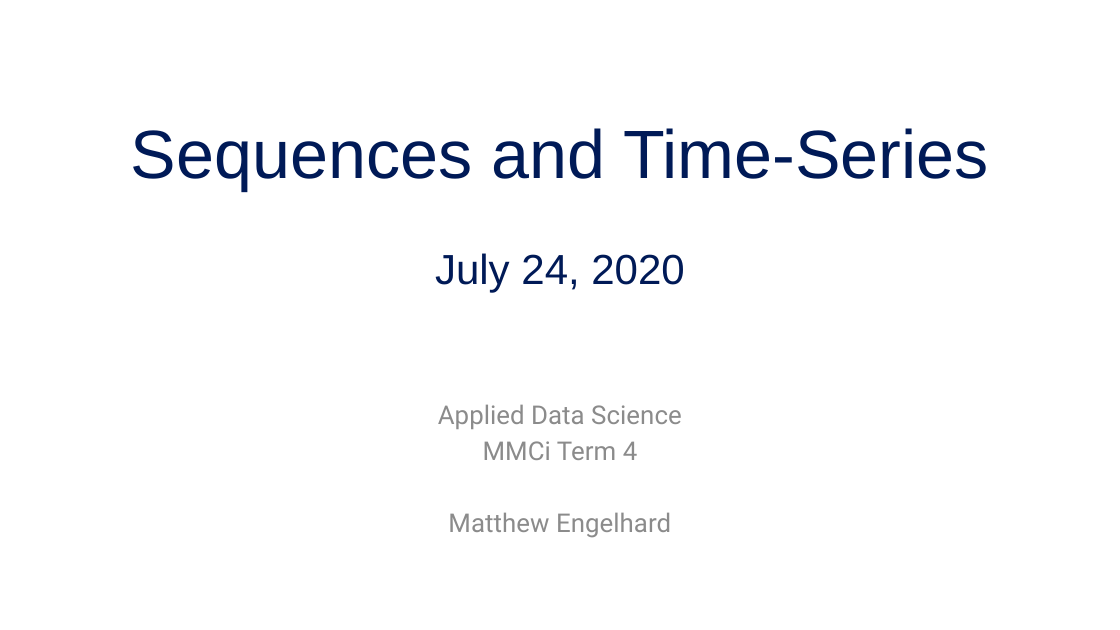
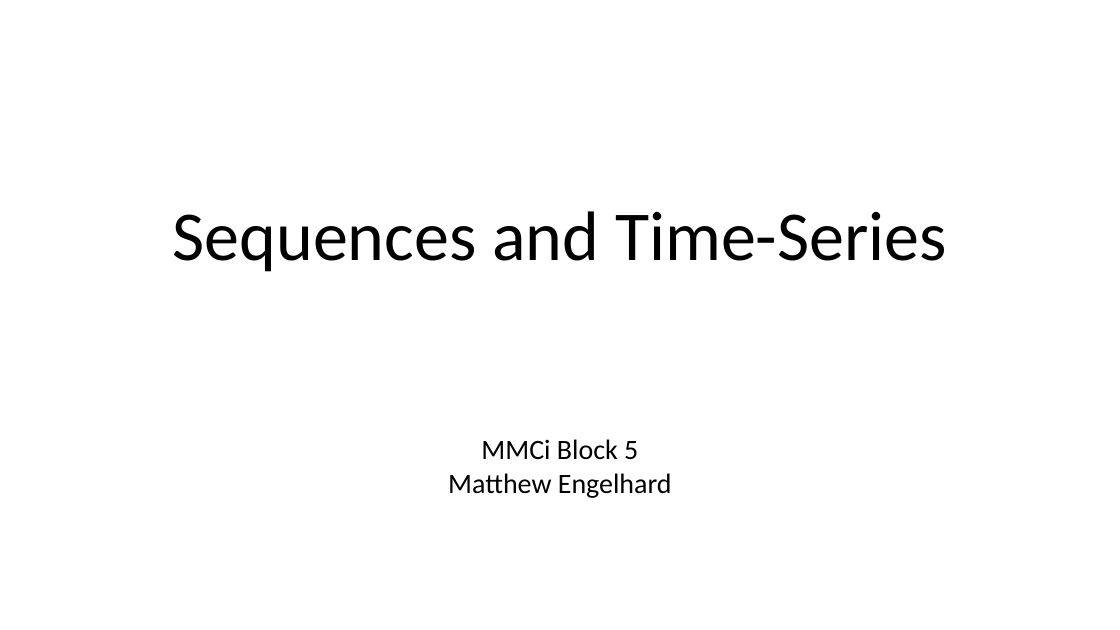
Before and after one commit to mengelhard/mmci_applied_ds, a slide deck: slide 1 of lectures/ll12.pptx. Drawn at 1120x630 pixels with LibreOffice and Linux fonts; fonts in the diff are those of the drawing; background and template pictures are left out. Boxes give left, top, right and bottom in pixels: in the first picture for what was removed or moved away, otherwise in the second. Text is boxed around its words. In the diff, an @@ line names an element or a change of style, - is before the commit and + after.

```diff
--- a/lectures/ll12.pptx
+++ b/lectures/ll12.pptx
@@ title "Sequences and Time-Series" at box(173, 211, 947, 272): vertical alignment middle to bottom @@
@@ title at box(173, 211, 947, 272): text changed; size 44 to 45 pt; font Arial to Calibri; text colour #001A57 to #000000 @@
-Sequences and Time-Series
-July 24, 2020
+Sequences and Time-Series
@@ subtitle at box(481, 439, 638, 459): text changed; size 16.6 to 18 pt; font Roboto to Calibri; text colour #8C8C8C to #000000 @@
-Applied Data Science
-MMCi Term 4
+MMCi Block 5
@@ subtitle at box(448, 473, 672, 498): size 16.6 to 18 pt, font Roboto to Calibri, text colour #8C8C8C to #000000 in "Matthew Engelhard"; line spacing 1 to 0.9; more space between paragraphs @@
```
Also in this commit, not shown: 47 other slides changed, 1 other file.
